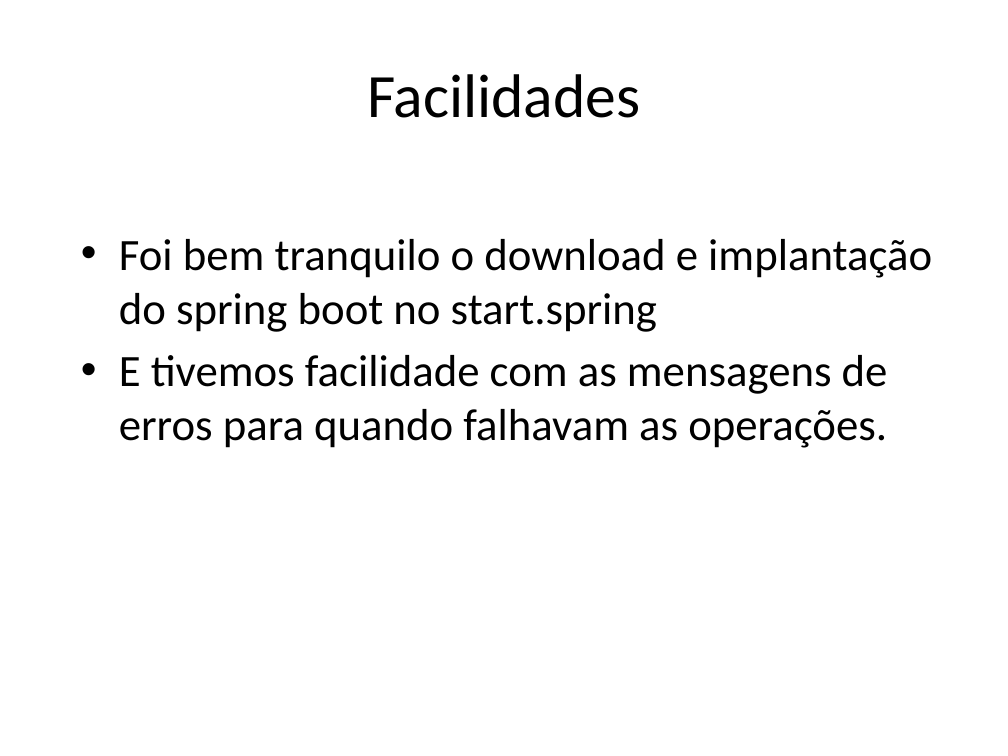
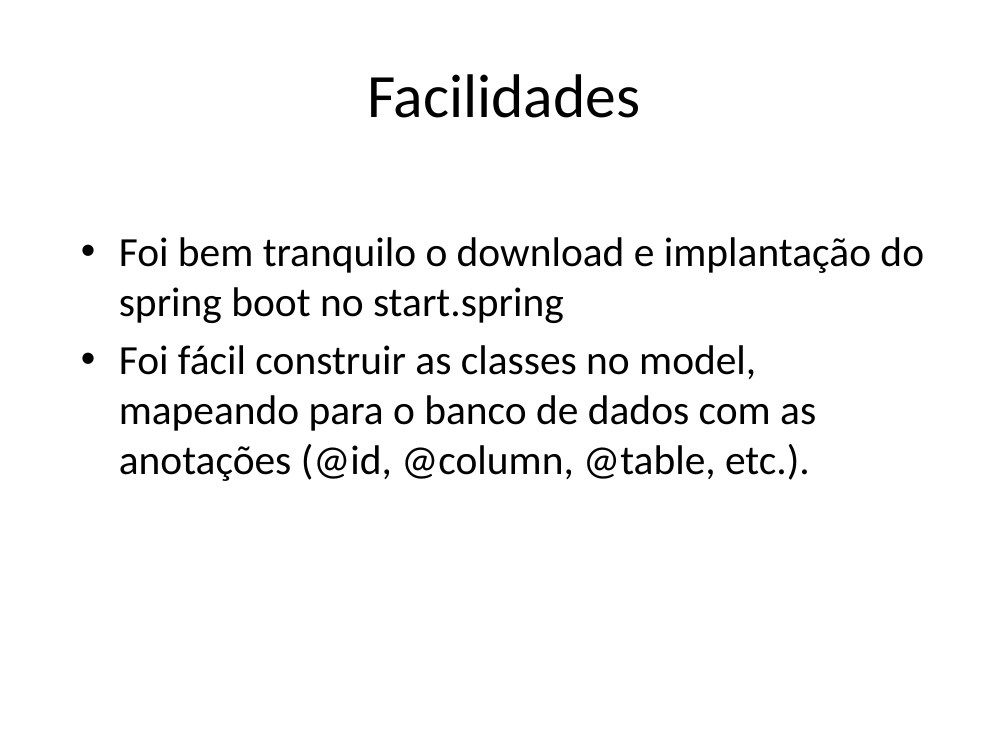
Before and after one commit to danielcordeirofaria/projetoBanco, a slide deck: slide 5 of API Sistema Bancário.pptx. Drawn at 1008x756 pixels with LibreOffice and Linux fonts; fonts in the diff are those of the drawing. Boxes give left, top, right and bottom in pixels: in the first picture for what was removed or moved away, otherwise in the second. Text is boxed around its words. In the diff, an @@ line names an element or a change of style, - is before the commit and + after.

Commit message:
correção no PP2

```diff
--- a/API Sistema Bancário.pptx
+++ b/API Sistema Bancário.pptx
@@ text at (x1=119, y1=237, x2=924, y2=323): size 32 to 29.6 pt in "Foi bem tranquilo o download e implantação ..." @@
@@ text at (x1=119, y1=345, x2=816, y2=481): text changed; size 32 to 29.6 pt @@
-• E tivemos facilidade com as mensagens de erros para quando falhavam as operações.
+• Foi fácil construir as classes no model, mapeando para o banco de dados com as anotações (@id, @column, @table, etc.).
```
